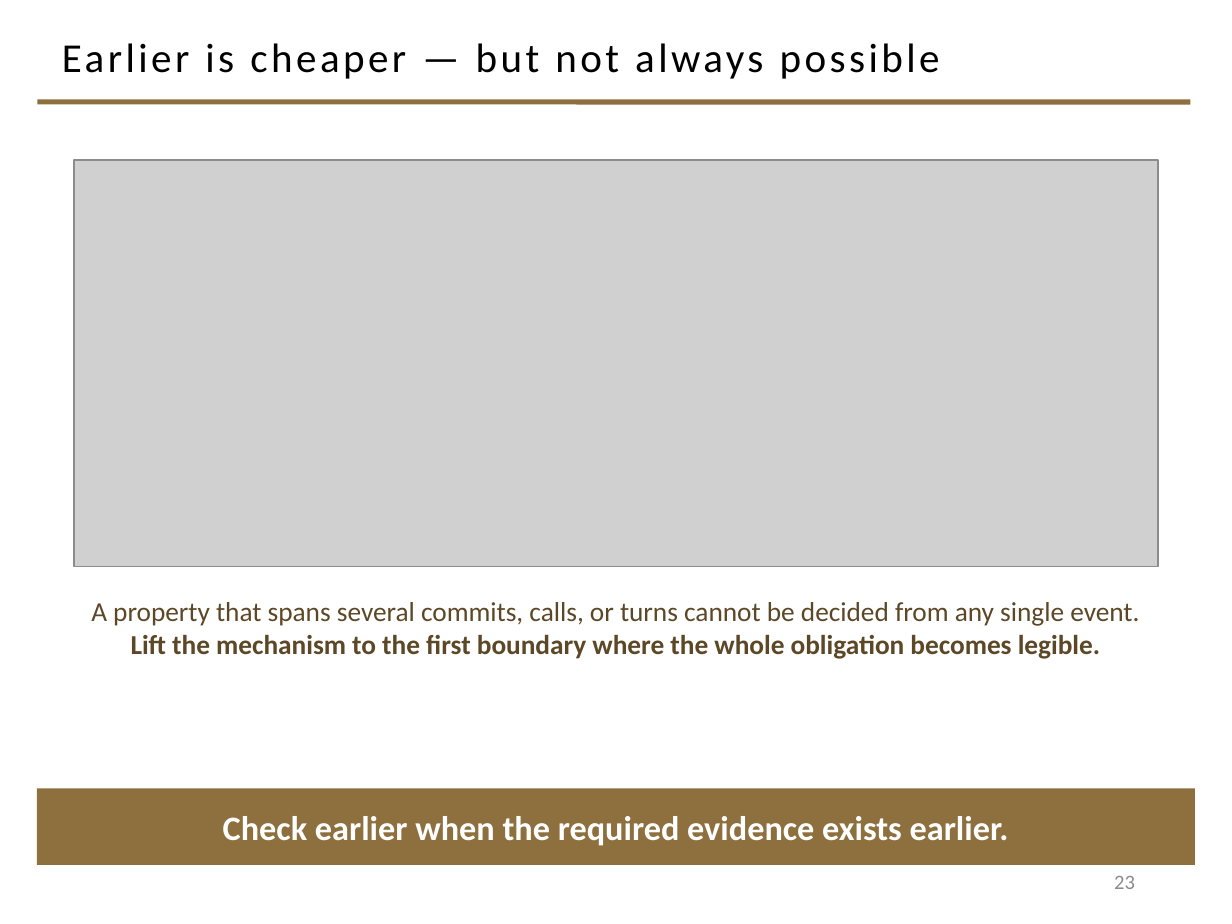
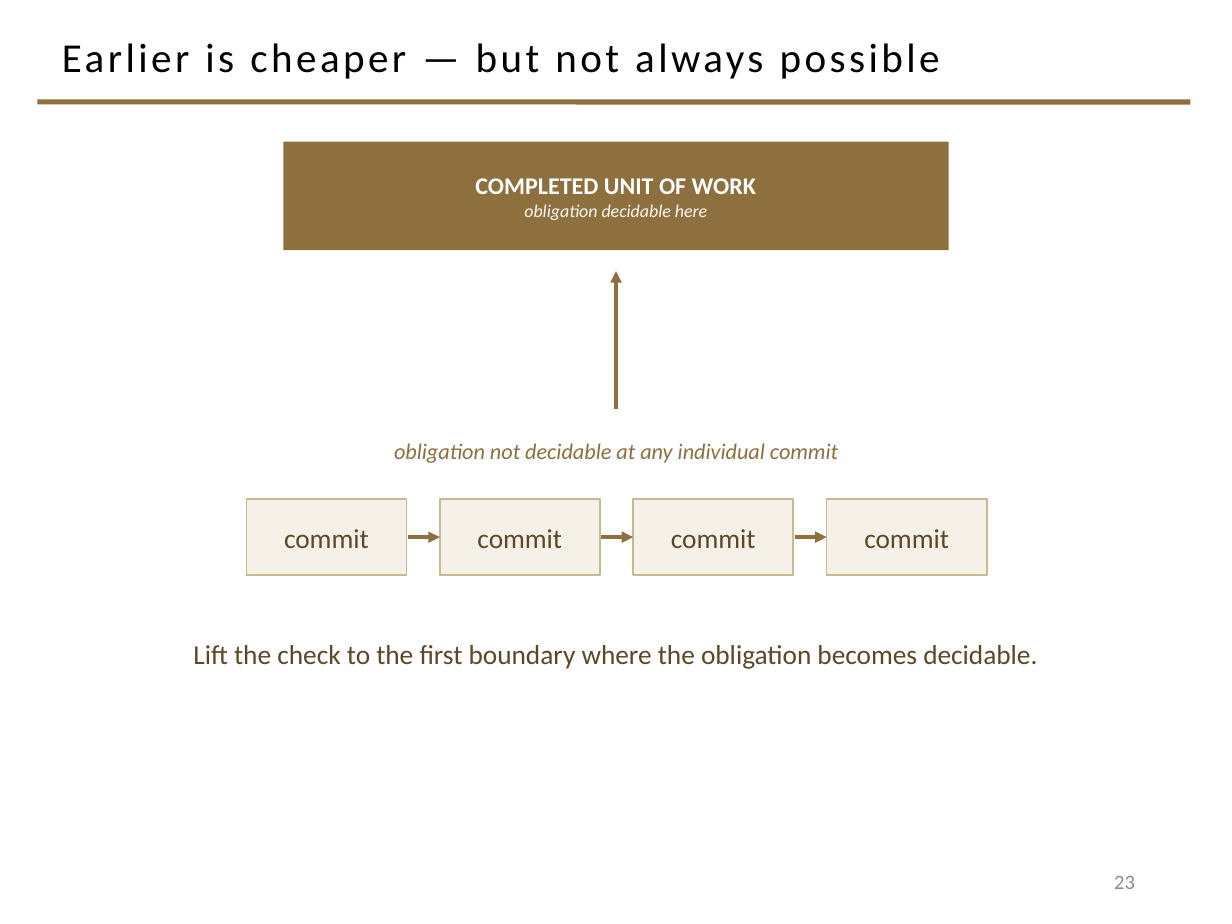
Before and after one commit to davisjam/model-based-agentic-software-engineering, a slide deck: slide 23 of course/lectures/act-2-delegation-and-control/03-alignment/2-3-Alignment.pptx. Drawn at 1232x924 pixels with LibreOffice and Linux fonts; fonts in the diff are those of the drawing; grey boxes stand for pictures; background and template pictures are left out. Boxes give left, top, right and bottom in pixels: in the first picture for what was removed or moved away, otherwise in the second. Text is boxed around its words. In the diff, an @@ line names an element or a change of style, - is before the commit and + after.

```diff
--- a/course/lectures/act-2-delegation-and-control/03-alignment/2-3-Alignment.pptx
+++ b/course/lectures/act-2-delegation-and-control/03-alignment/2-3-Alignment.pptx
@@ rectangle added at bbox=[283, 142, 949, 250], fill #8E6F3E, 10.5 pt, text #FBF8F2, italic @@
+COMPLETED UNIT OF WORK
+obligation decidable here
@@ picture removed at bbox=[74, 160, 1158, 567] @@
@@ arrow added from (616, 409) to (616, 271), #8E6F3E 2.25 pt @@
@@ text added at bbox=[394, 443, 838, 463], 13 pt, text #8E6F3E, italic @@
+obligation not decidable at any individual commit
@@ rectangle added at bbox=[246, 499, 407, 575], fill #F5F1E8, outline #C9B991 1 pt, 16 pt, text #5C4826 @@
+commit
@@ rectangle added at bbox=[440, 499, 600, 575], fill #F5F1E8, outline #C9B991 1 pt, 16 pt, text #5C4826 @@
+commit
@@ rectangle added at bbox=[633, 499, 793, 575], fill #F5F1E8, outline #C9B991 1 pt, 16 pt, text #5C4826 @@
+commit
@@ rectangle added at bbox=[827, 499, 987, 575], fill #F5F1E8, outline #C9B991 1 pt, 16 pt, text #5C4826 @@
+commit
@@ arrow added from (408, 537) to (440, 537), #8E6F3E 2.25 pt @@
@@ arrow added from (601, 537) to (633, 537), #8E6F3E 2.25 pt @@
@@ arrow added from (795, 537) to (827, 537), #8E6F3E 2.25 pt @@
@@ text at bbox=[193, 645, 1037, 669]: text changed @@
-A property that spans several commits, calls, or turns cannot be decided from any single event.
-Lift the mechanism to the first boundary where the whole obligation becomes legible.
+Lift the check to the first boundary where the obligation becomes decidable.
@@ rectangle removed at bbox=[37, 788, 1195, 865] @@
-Check earlier when the required evidence exists earlier.
```
Also in this commit, not shown: 2 other slides changed, 1 slide removed.
